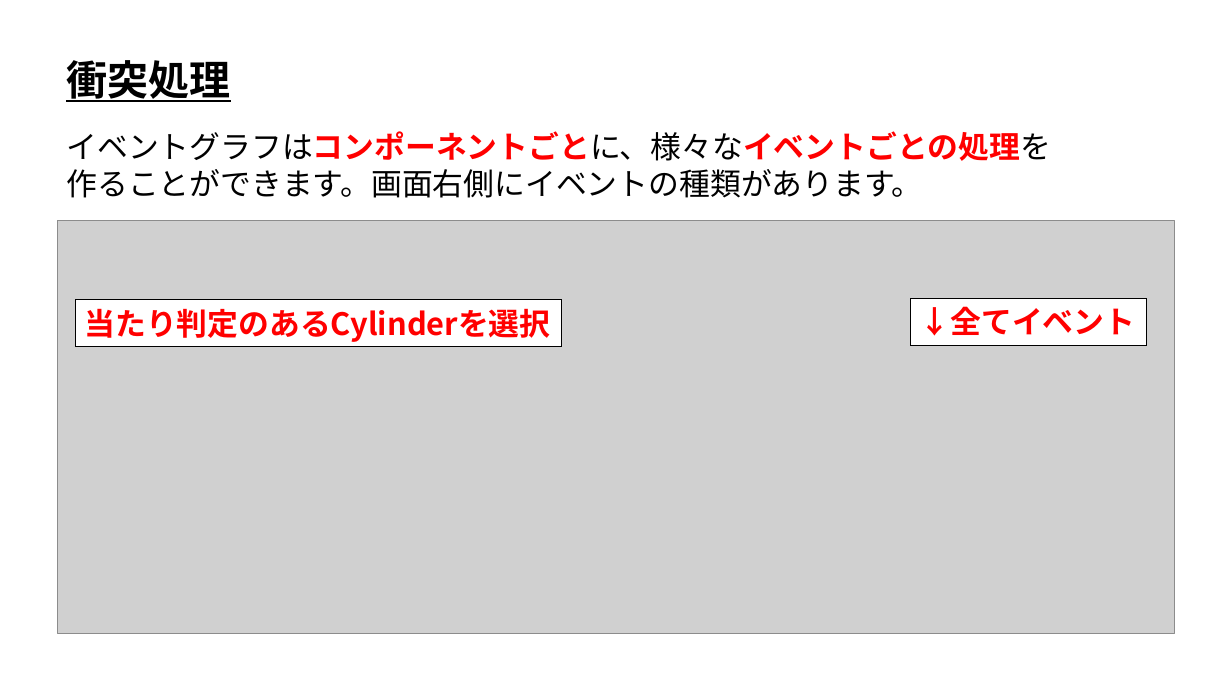
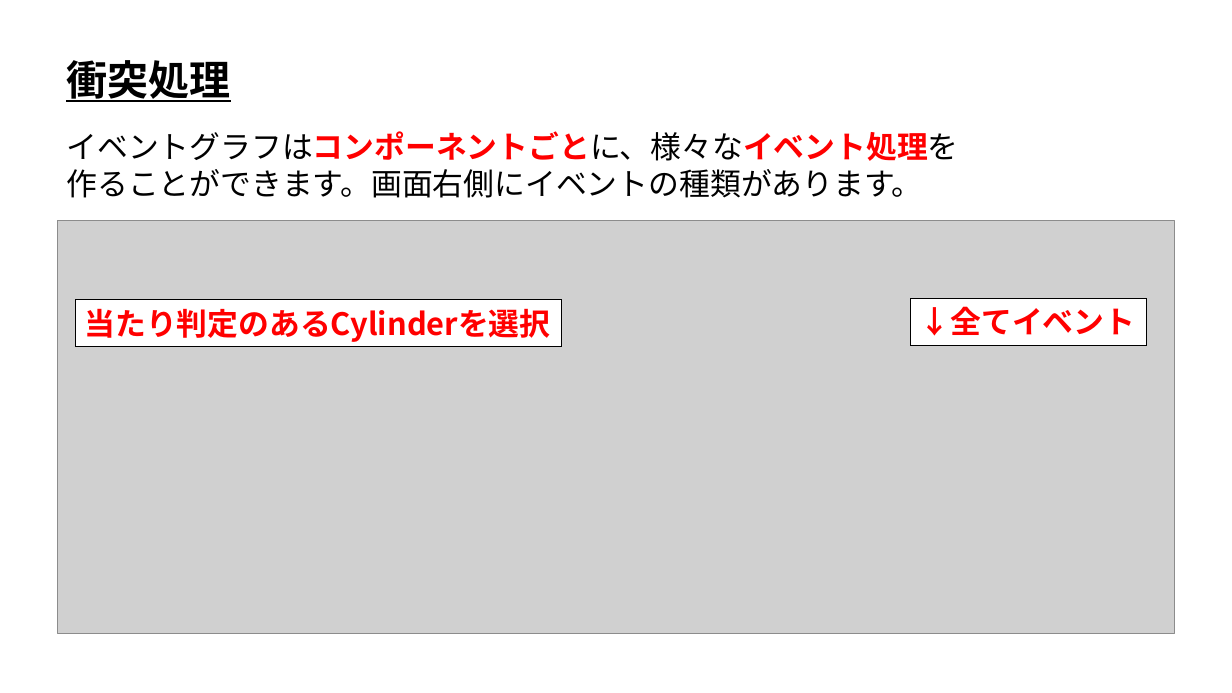
Before and after one commit to ArakiYusuke-Ohara/Textbook, a slide deck: slide 7 of ゲーム科3年/00_前期/ゲームエンジンⅤ/09_衝突処理.pptx. Drawn at 1232x693 pixels with LibreOffice and Linux fonts; fonts in the diff are those of the drawing; grey boxes stand for pictures. Boxes give left, top, right and bottom in pixels: in the first picture for what was removed or moved away, otherwise in the second. Text is boxed around its words. In the diff, an @@ line names an element or a change of style, - is before the commit and + after.

```diff
--- a/ゲーム科3年/00_前期/ゲームエンジンⅤ/09_衝突処理.pptx
+++ b/ゲーム科3年/00_前期/ゲームエンジンⅤ/09_衝突処理.pptx
@@ text at (66,131,958,161): text changed @@
-イベントグラフはコンポーネントごとに、様々なイベントごとの処理を
+イベントグラフはコンポーネントごとに、様々なイベント処理を
```
Also in this commit, not shown: 1 other slide changed, 7 other files.
